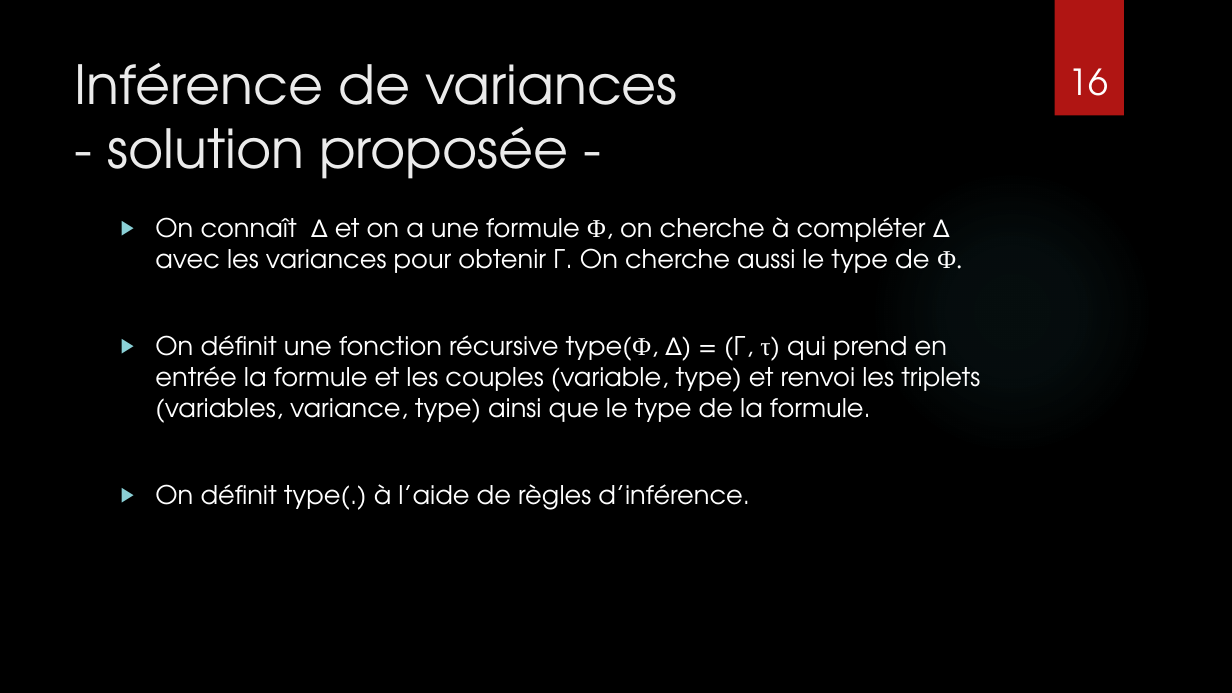
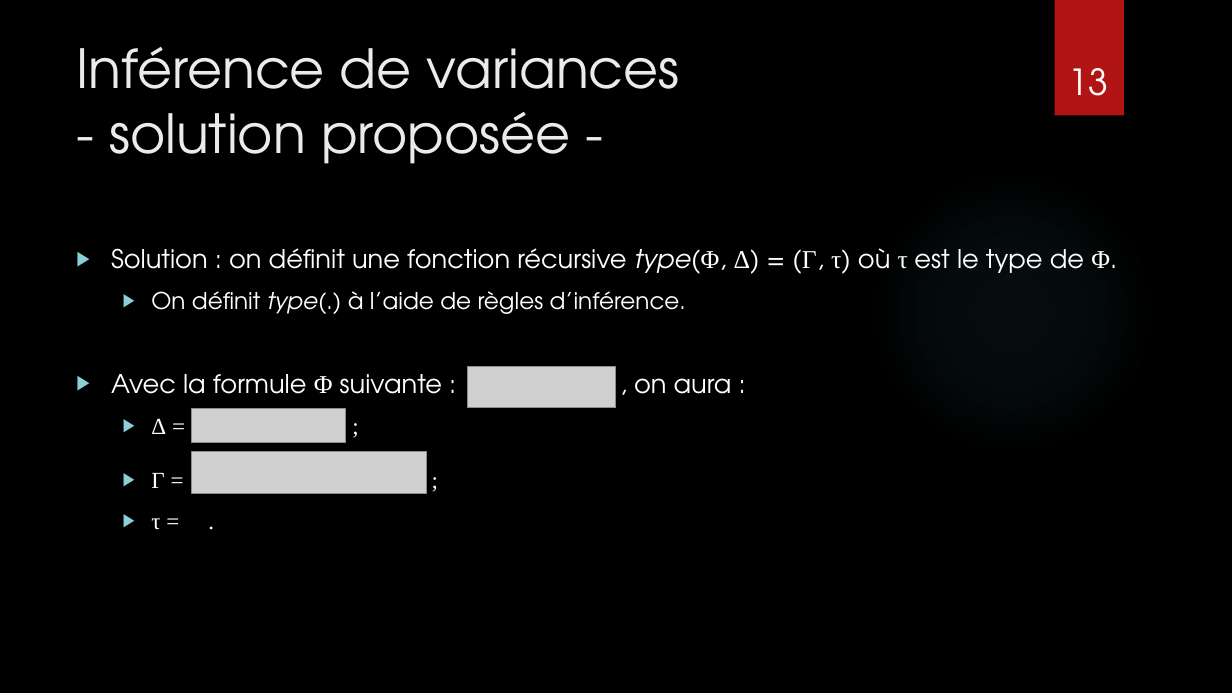
Before and after one commit to CamilleBonnin/TER-S3-Typing-the-higher-order-polyadic-mu-calculus, a slide deck: slide 13 of Presentation/TER_M2_presentation.pptx (slide 16 before the commit). Drawn at 1232x693 pixels with LibreOffice and Linux fonts; fonts in the diff are those of the drawing; grey boxes stand for pictures; background and template pictures are left out. Boxes give left, top, right and bottom in pixels: in the first picture for what was removed or moved away, otherwise in the second. Text is boxed around its words. In the diff, an @@ line names an element or a change of style, - is before the commit and + after.

```diff
--- a/Presentation/TER_M2_presentation.pptx
+++ b/Presentation/TER_M2_presentation.pptx
@@ title "Inférence de variances - solution ...": place and size @@
-title "Inférence de variances - solution ..." at bbox=[75, 63, 678, 179]
+title "Inférence de variances - solution ..." at bbox=[76, 47, 680, 164]
@@ page number at bbox=[1069, 68, 1109, 96]: text changed @@
-16
+13
@@ text "Solution : on définit une ...": place and size @@
-text "Solution : on définit une ..." at bbox=[155, 217, 980, 510]
+text "Solution : on définit une ..." at bbox=[111, 248, 1117, 529]
@@ text at bbox=[111, 248, 1117, 274]: text changed @@
-▶ On connaît Δ et on a une formule Φ, on cherche à compléter Δ avec les variances pour obtenir Γ. On cherche aussi le type de Φ.
-▶ On définit une fonction récursive type(Φ, Δ) = (Γ, τ) qui prend en entrée la formule et les couples (variable, type) et renvoi les triplets (variables, variance, type) ainsi que le type de la formule.
+▶ Solution : on définit une fonction récursive type(Φ, Δ) = (Γ, τ) où τ est le type de Φ.
@@ text at bbox=[151, 291, 686, 314]: size 20 to 18 pt in "On définit type(.) à l’aide de règles ..."; italic on in "type(.)"; list level 1 to 2 in "On définit type(.) à l’aide ..." @@
@@ text at bbox=[111, 374, 442, 529]: paragraphs added @@
+▶ Avec la formule Φ suivante : , on aura :
+  ▶ Δ = ;
+  ▶ Γ = ;
+  ▶ τ = .
@@ picture added at bbox=[468, 367, 616, 409] @@
@@ picture added at bbox=[192, 409, 346, 444] @@
@@ picture added at bbox=[192, 451, 427, 493] @@
```
Also in this commit, not shown: 9 other slides changed, 9 slides added, 12 slides removed, 4 other files.
